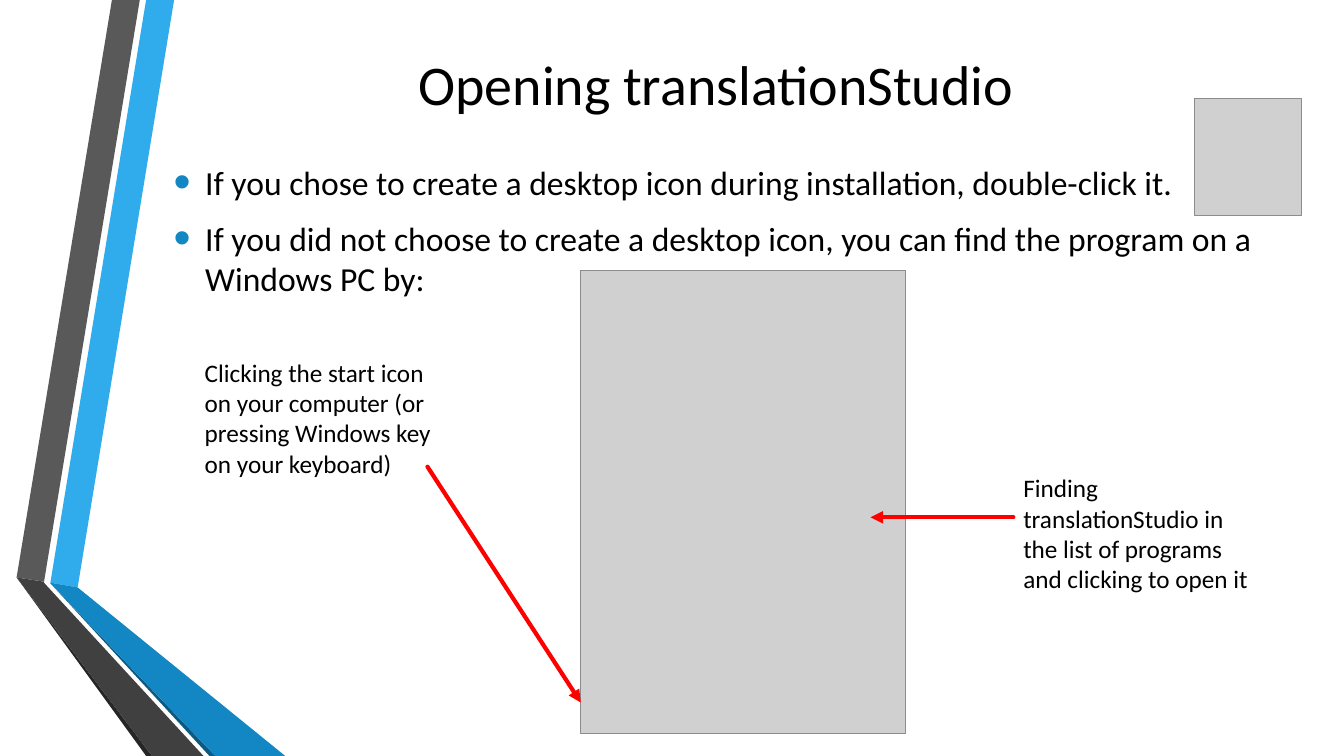
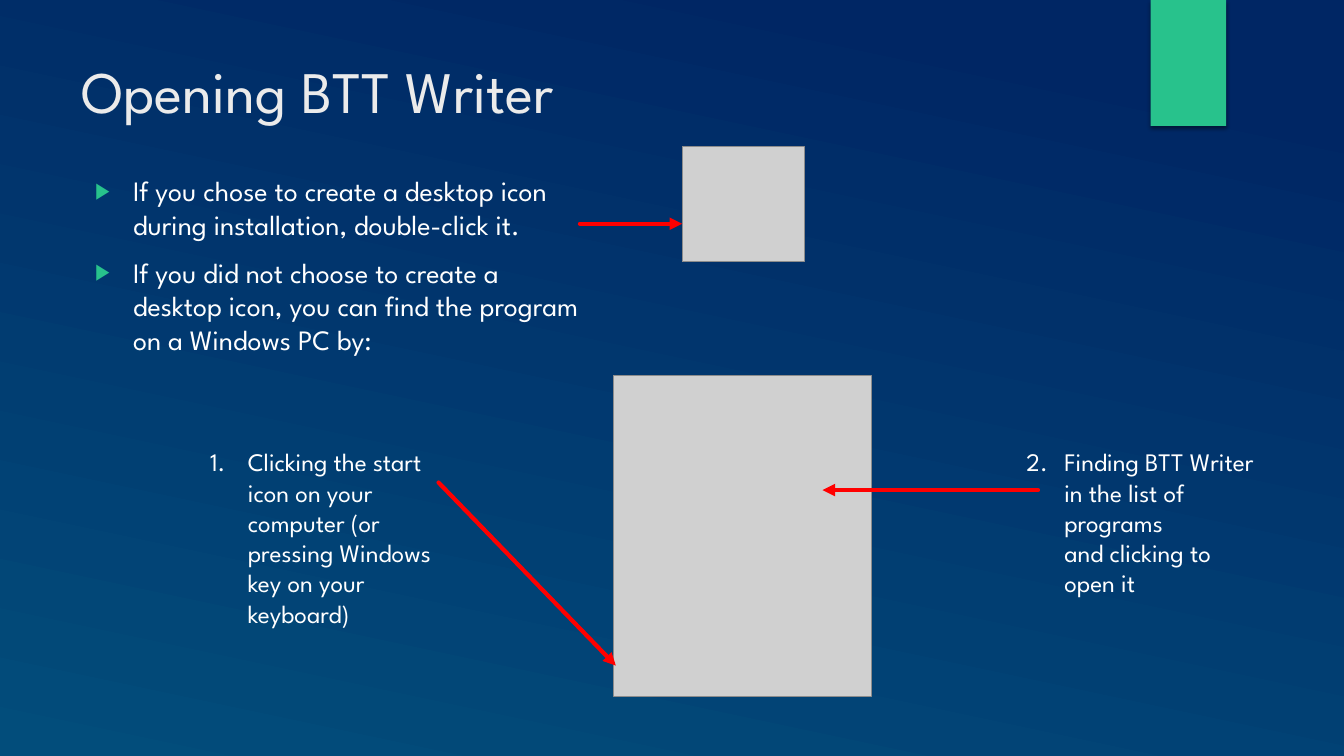
Before and after one commit to mondele/btt-writer-docs, a slide deck: slide 12 of docs/DGetStarted.pptx. Drawn at 1344x756 pixels with LibreOffice and Linux fonts; fonts in the diff are those of the drawing; grey boxes stand for pictures; background and template pictures are left out. Boxes give left, top, right and bottom in pixels: in the first picture for what was removed or moved away, otherwise in the second. Text is boxed around its words. In the diff, an @@ line names an element or a change of style, - is before the commit and + after.

```diff
--- a/docs/DGetStarted.pptx
+++ b/docs/DGetStarted.pptx
@@ background picture (left out) to gradient #002664 to #024E7B @@
@@ rectangle added at (1150,0,1226,126), fill #28C28C @@
@@ title "Opening BTT Writer" at (81,73,554,126): vertical alignment middle to top @@
@@ title at (81,73,554,126): text changed; size 40 to 42 pt; font Calibri to League Spartan; text colour #000000 to #EBEBEB @@
-Opening translationStudio
+Opening BTT Writer
@@ picture removed at (1195,98,1302,216) @@
@@ picture added at (683,146,805,262) @@
@@ text "If you chose to create ...": place and size @@
-text "If you chose to create ..." at (205,171,1251,297)
+text "If you chose to create ..." at (133,181,578,356)
@@ text "If you chose to create ..." at (133,181,578,356): size 24 to 20 pt, font Calibri to League Spartan, text colour #000000 to #FFFFFF; bullet • to ▶; bullet colour #1287C3 to #28C28C @@
@@ arrow added from (580, 224) to (683, 224), #FF0000 3 pt @@
@@ picture: place and size @@
-picture at (581,271,905,735)
+picture at (614,375,871,697)
@@ text "Clicking the start icon on ...": place and size @@
-text "Clicking the start icon on ..." at (205,364,430,477)
+text "Clicking the start icon on ..." at (248,453,431,629)
@@ text "Clicking the start icon on ..." at (248,453,431,629): font Calibri to League Spartan, text colour #000000 to #FFFFFF; bullet none to 1. @@
@@ text at (1064,453,1254,598): text changed; font Calibri to League Spartan; text colour #000000 to #FFFFFF @@
-Finding translationStudio in the list of programs
-and clicking to open it
+2. Finding BTT Writer in the list of programs
+   and clicking to open it
@@ arrow moved from (427, 467) - (581, 703) to (439, 483) - (616, 665) @@
@@ arrow moved from (1013, 517) - (871, 517) to (1038, 490) - (823, 490) @@
@@ group removed at (16,0,285,756): 6 freeform shapes @@
```
Also in this commit, not shown: 16 other slides changed, 13 other files.
